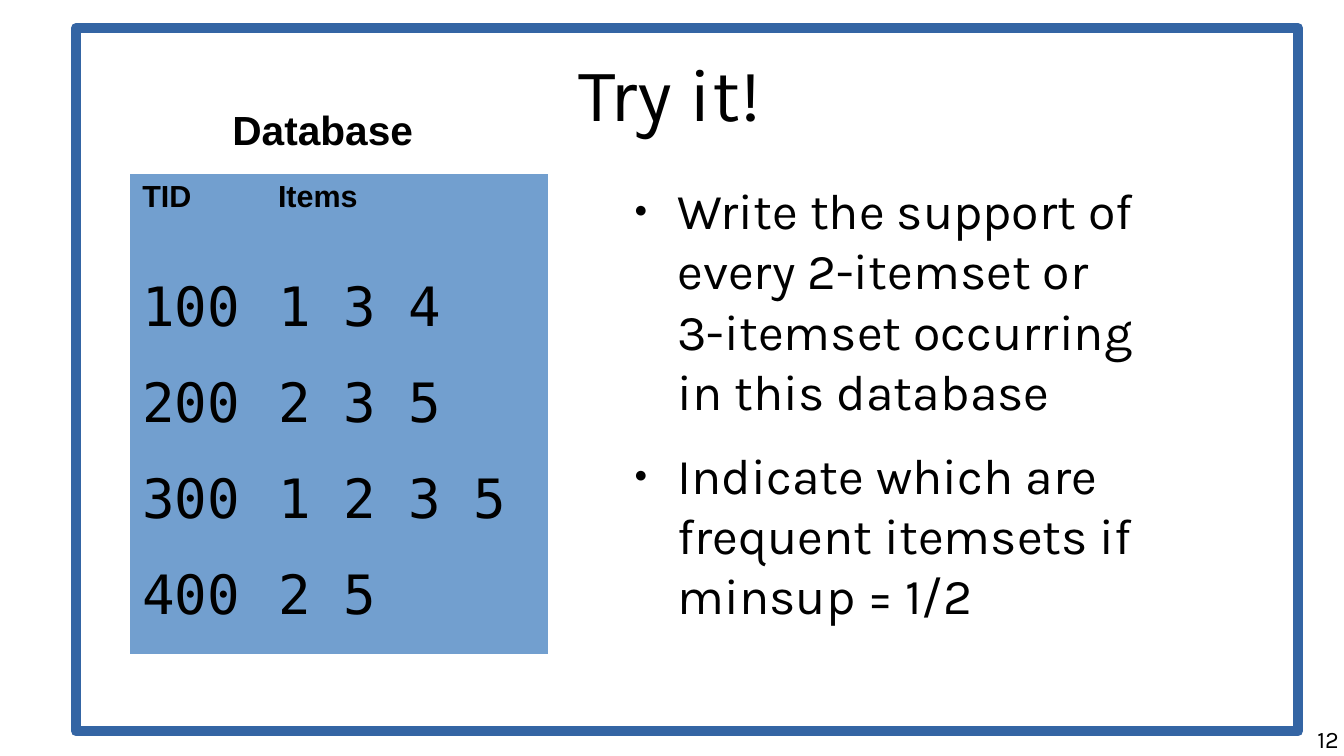
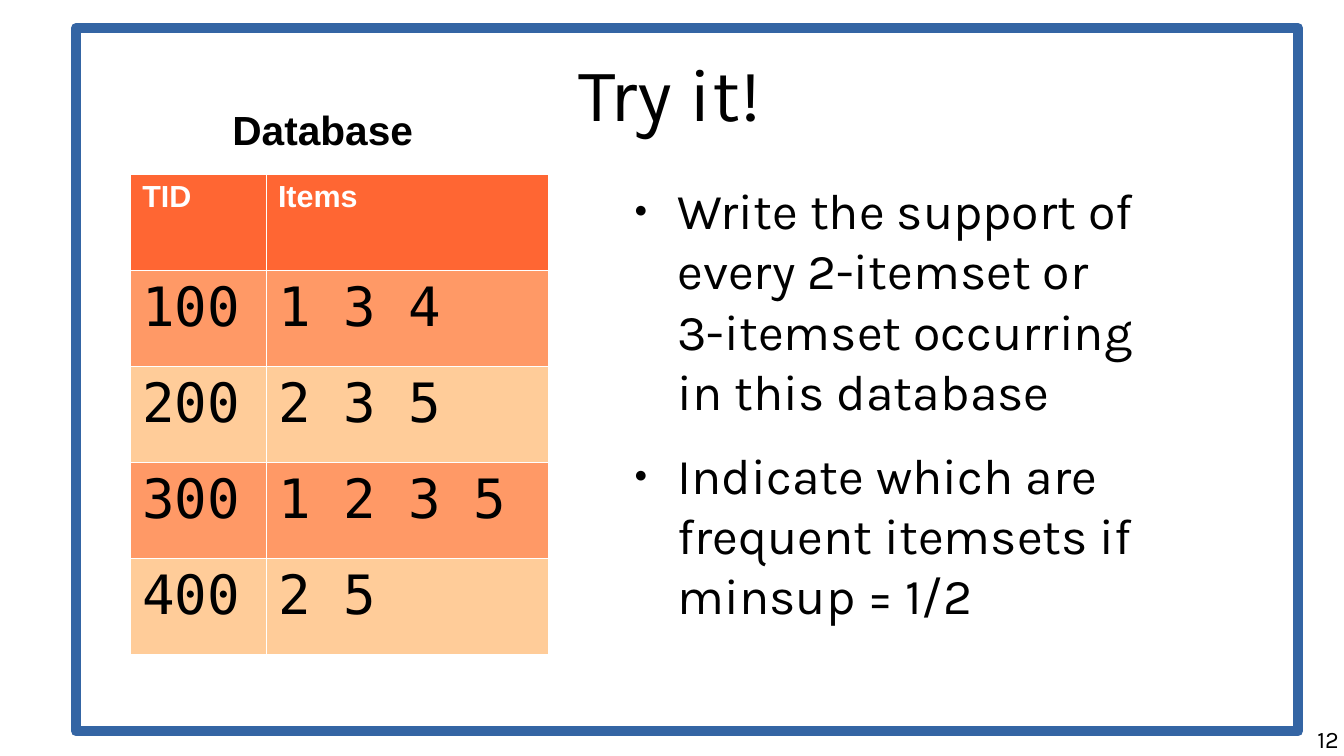
Before and after one commit to marco-calautti/data-mining-course, a slide deck: slide 12 of theory/tt05_itemsets.odp. Drawn at 1344x756 pixels with LibreOffice and Linux fonts; fonts in the diff are those of the drawing. Boxes give left, top, right and bottom in pixels: in the first picture for what was removed or moved away, otherwise in the second. Text is boxed around its words. In the diff, an @@ line names an element or a change of style, - is before the commit and + after.

```diff
--- a/theory/tt05_itemsets.odp
+++ b/theory/tt05_itemsets.odp
@@ table at [130,174,548,655] @@
@@ fill #729FCF to #FF6633 in row 1 @@
@@ fill #729FCF to #FF9966 in 4 cells @@
@@ fill #729FCF to #FFCC99 in 4 cells @@
@@ text colour #000000 to #FFFFFF in "TID", "Items" @@
@@ borders changed @@
```
Also in this commit, not shown: 13 other slides changed.
